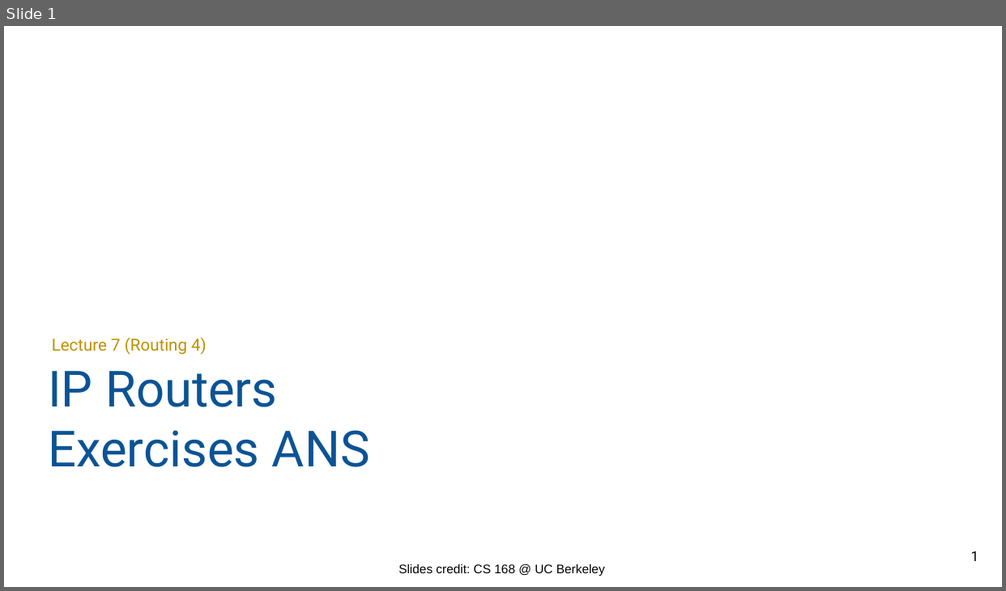
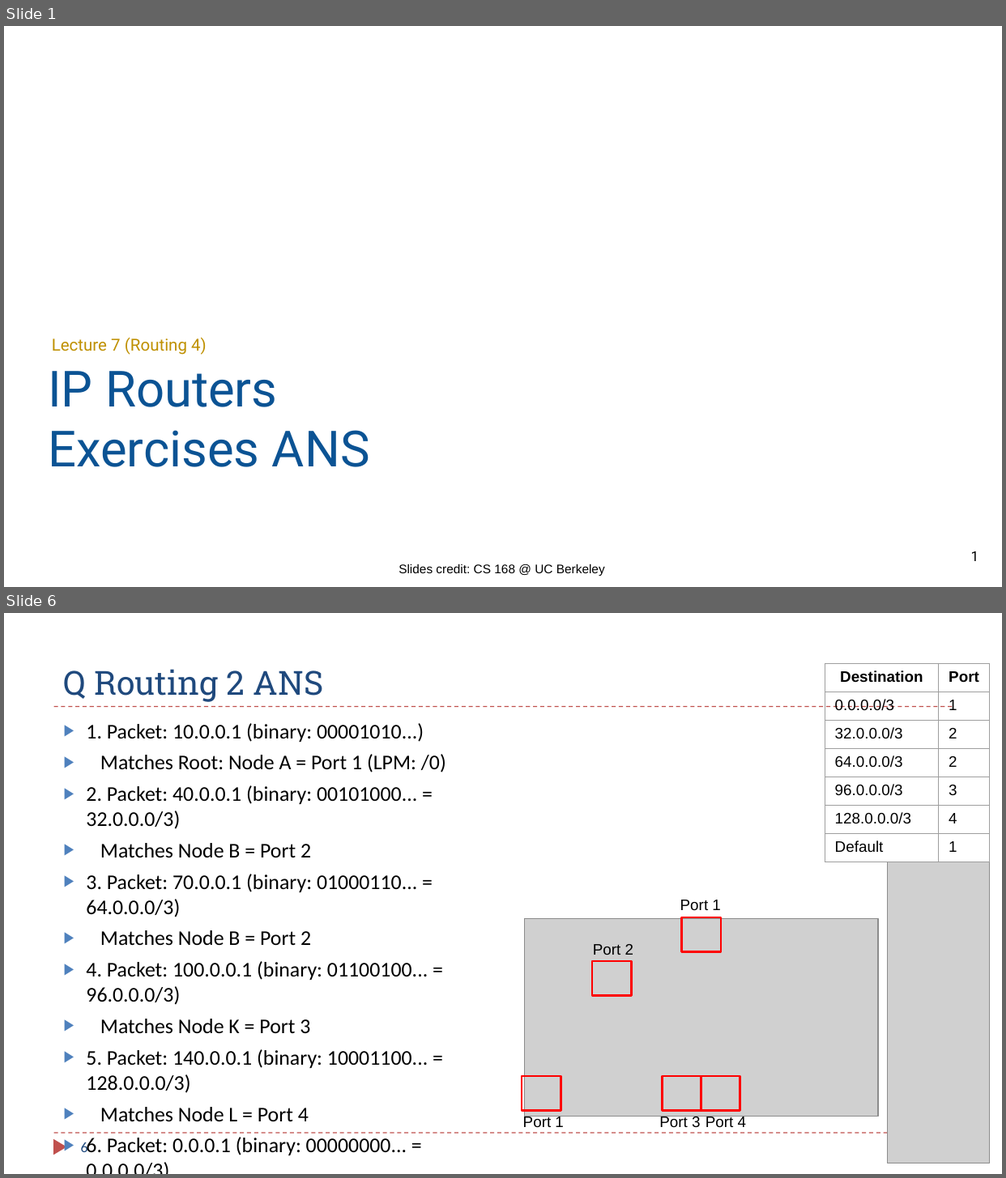
Before and after one commit to guhofstra/CSC175Sp26, a slide deck: PPTs/Lecture 7 - Routers Exercises ANS.pptx. Shown one above the other, each under a label of ours: slide 1 before the commit, slides 1 and 6 after it; the slides between them are not shown. The pictures are 1006x591 and 1006x1178 pixels, drawn with LibreOffice and Linux fonts; fonts in the diff are those of the drawing; grey boxes stand for pictures. Boxes give left, top, right and bottom in pixels: in the first picture for what was removed or moved away, otherwise in the second. Text is boxed around its words. In the diff, an @@ line names an element or a change of style, - is before the commit and + after.

```diff
--- a/PPTs/Lecture 7 - Routers Exercises ANS.pptx
+++ b/PPTs/Lecture 7 - Routers Exercises ANS.pptx
@@ slide 6 added at <box>4,613,1002,1174</box>, background #FFFFFF @@
@@ title added at <box>64,669,323,702</box>, 24 pt, text #1F497D @@
+Q Routing 2 ANS
@@ table added at <box>825,664,990,862</box>, 7 rows, 2 columns @@
+Destination | Port
+0.0.0.0/3 | 1
+32.0.0.0/3 | 2
+64.0.0.0/3 | 2
+96.0.0.0/3 | 3
+128.0.0.0/3 | 4
+Default | 1
@@ line added from (54, 707) to (952, 707), #C0504D 0.75 pt dashed @@
@@ text added at <box>86,723,446,1156</box>, 15.1 pt, text #000000 @@
+▶ 1. Packet: 10.0.0.1 (binary: 00001010...)
+▶ Matches Root: Node A = Port 1 (LPM: /0)
+▶ 2. Packet: 40.0.0.1 (binary: 00101000... = 32.0.0.0/3)
+▶ Matches Node B = Port 2
+▶ 3. Packet: 70.0.0.1 (binary: 01000110... = 64.0.0.0/3)
+▶ Matches Node B = Port 2
+▶ 4. Packet: 100.0.0.1 (binary: 01100100... = 96.0.0.0/3)
+▶ Matches Node K = Port 3
+▶ 5. Packet: 140.0.0.1 (binary: 10001100... = 128.0.0.0/3)
+▶ Matches Node L = Port 4
+▶ 6. Packet: 0.0.0.1 (binary: 00000000... = 0.0.0.0/3)
+▶ Matches Node B and Node H. LPM means it matches Node H = Port 1
@@ picture added at <box>887,862,989,1164</box> @@
@@ text added at <box>680,900,720,911</box>, 11 pt, text #000000 @@
+Port 1
@@ picture added at <box>525,918,878,1116</box> @@
@@ rectangle added at <box>682,918,721,952</box>, outline #FF0000 1.5 pt @@
@@ text added at <box>593,944,633,955</box>, 11 pt, text #000000 @@
+Port 2
@@ rectangle added at <box>592,961,631,996</box>, outline #FF0000 1.5 pt @@
@@ rectangle added at <box>522,1076,560,1111</box>, outline #FF0000 1.5 pt @@
@@ rectangle added at <box>663,1076,701,1111</box>, outline #FF0000 1.5 pt @@
@@ rectangle added at <box>701,1076,739,1111</box>, outline #FF0000 1.5 pt @@
@@ text added at <box>523,1116,563,1128</box>, 11 pt, text #000000 @@
+Port 1
@@ text added at <box>659,1116,700,1127</box>, 11 pt, text #000000 @@
+Port 3
@@ text added at <box>705,1116,746,1128</box>, 11 pt, text #000000 @@
+Port 4
@@ triangle added at <box>53,1139,66,1156</box>, fill #C0504D @@
@@ line added from (54, 1133) to (952, 1133), #C0504D 0.75 pt dashed @@
@@ page number added at <box>81,1143,88,1152</box>, 10.5 pt, text #1F497D @@
+6
```
Also in this commit, not shown: 2 slides changed, 2 other slides added, 14 other files.
